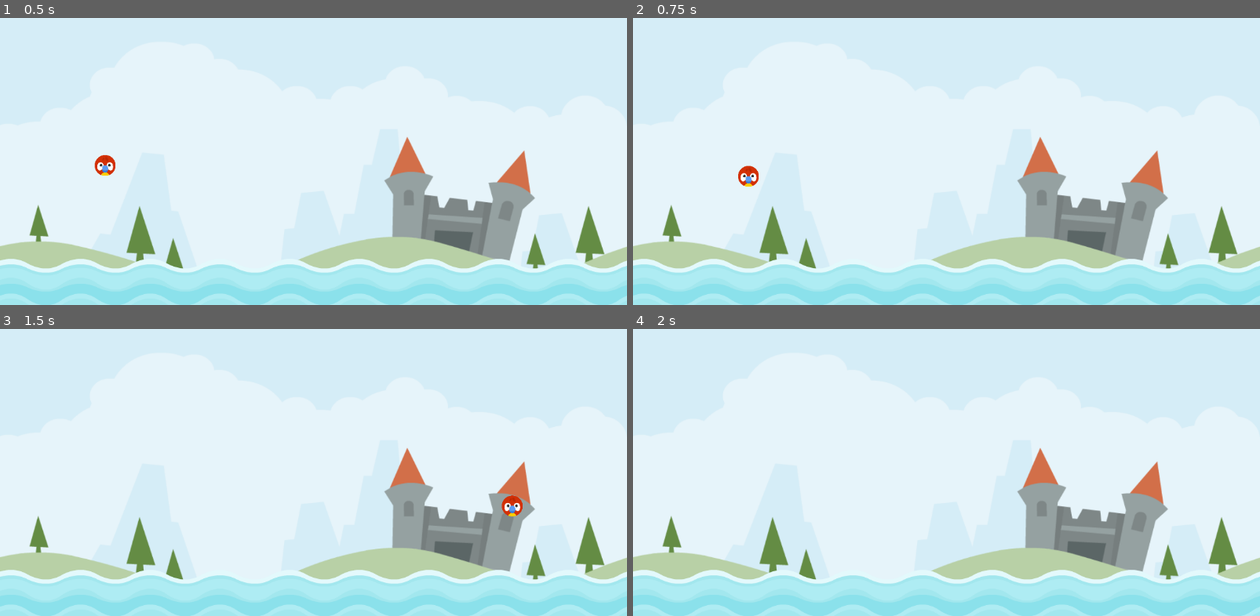
Above: before the commit, frames 1-4 (two rows, left to right).
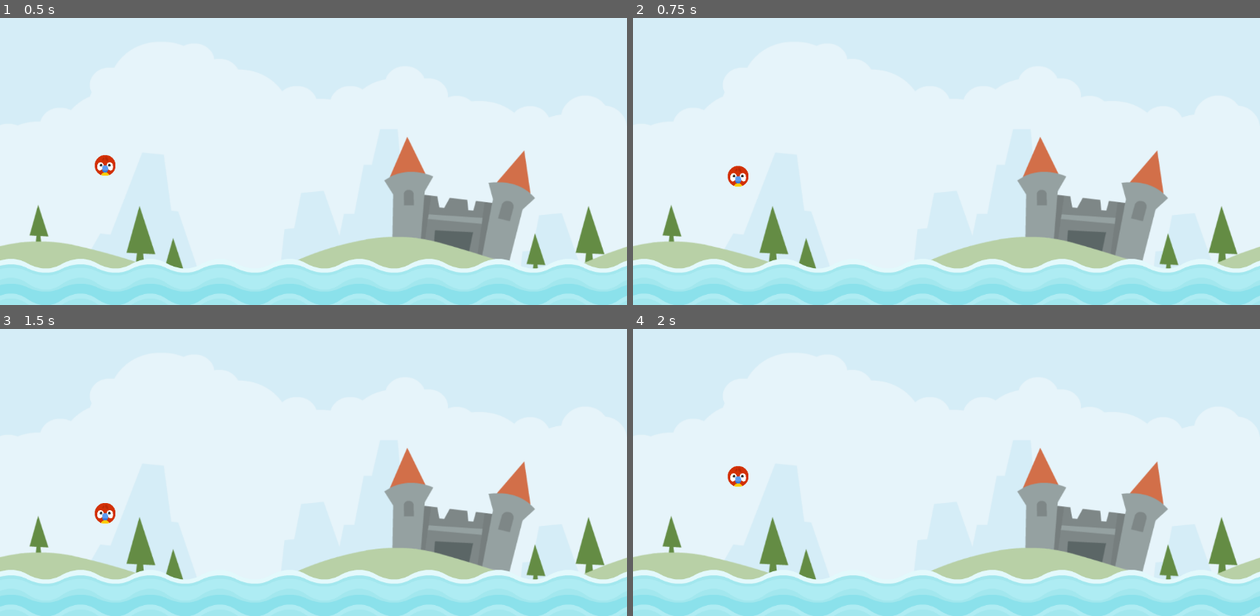
Above: after the commit, the same moments.

Repository: Danielle-Luz/Angry-animals-game
Game: Godot game, scene res://scenes/level/level.tscn
Same seed, same stepped clock (60 frames per second), same inputs: the game is played once before the commit and once after it.
Inputs (mouse positions are in pixels of both pictures, inside the frame that each line leads up to):
- Up to frame 1 (0.5 s): no input
- Up to frame 2 (0.75 s): tap Enter at 0.5 s; move the mouse to (739, 164) at 0.52 s; press the mouse at (739, 164) at 0.53 s
- Up to frame 3 (1.5 s): tap Space at 1.25 s; move the mouse to (501, 492) at 1.27 s; release the mouse at (501, 492) at 1.28 s; click (501, 492) at 1.35 s
- Up to frame 4 (2 s): no input

Frame 1 is identical in both runs. In frame 2, 0.3% of the frame differs, in the area x 15-21%, y 51-59%; in frame 3, 0.4%, in the area x 15-84%, y 57-68%; in frame 4, 0.2%.

Commit message:
feat: limited animal movements

Diff:
--- a/scenes/animal/animal.gd
+++ b/scenes/animal/animal.gd
@@ -4,20 +4,57 @@
 
 var _is_mouse_over: bool = false
 var _was_mouse_holded: bool = false
+var _mouse_start_position: Vector2
+var _animal_start_marker: Vector2
+
+const _MAX_POSITION: Vector2 = Vector2(0, 60)
+const _MIN_POSITION: Vector2 = Vector2(-60, 0)
 
 func _physics_process(delta: float) -> void:
-	if Input.is_action_pressed("drag") && (self._is_mouse_over || self._was_mouse_holded):
+	var is_animal_moving: bool = self.linear_velocity != Vector2.ZERO
+	self.set_mouse_start_position()
+
+	if (
+		Input.is_action_pressed("drag") &&
+		(self._is_mouse_over || self._was_mouse_holded) &&
+		is_animal_moving == false
+	):
 		set_animal_position_by_mouse()
 	if Input.is_action_just_released("drag") && self._was_mouse_holded:
 		self.freeze = false
 
 func set_animal_position_by_mouse() -> void:
+	var new_animal_position: Vector2 = get_global_mouse_position()
+
 	self.freeze = true
-	self.position = get_global_mouse_position()
+
+	self.position.x = clampf(
+		new_animal_position.x,
+		self._animal_start_marker.x - 60,
+		self._animal_start_marker.x
+	)
+
+	self.position.y = clampf(
+		new_animal_position.y,
+		self._animal_start_marker.y,
+		self._animal_start_marker.y + 60
+	)
+
 	self._was_mouse_holded = true
+
+	print(self.position)
 
 func die() -> void:
 	self.queue_free()
+
+func set_mouse_start_position() -> void:
+	# sets the mouse start position, if it's the first time moving the bird, then it will be its position
+	# otherwise, if the bird was already moved, it will be its previous position
+	self._mouse_start_position = self.global_position if self._was_mouse_holded else get_global_mouse_position()
+
+func get_animal_moved_distance() -> Vector2:
+	var animal_start_position: Vector2 = self.global_position
+	return self.global_position - self._mouse_start_position
 
 func on_mouse_entered() -> void:
 	self._is_mouse_over = true
--- /dev/null
+++ b/scenes/animal_boundary/animal_boundary.tscn
@@ -0,0 +1,11 @@
+[gd_scene load_steps=2 format=3 uid="uid://b8g1dx7iywdbq"]
+
+[sub_resource type="RectangleShape2D" id="RectangleShape2D_8616x"]
+size = Vector2(15, 160)
+
+[node name="AnimalBoundary" type="Area2D"]
+
+[node name="CollisionShape2D" type="CollisionShape2D" parent="."]
+light_mask = 2
+position = Vector2(-1, 69)
+shape = SubResource("RectangleShape2D_8616x")
--- a/scenes/level/level.gd
+++ b/scenes/level/level.gd
@@ -11,4 +11,5 @@
 func create_animal_on_start_position() -> void:
 	var animal: Animal = _ANIMAL_SCENE.instantiate()
 	animal.position = _animal_start_marker.position
+	animal._animal_start_marker = self._animal_start_marker.position
 	add_child(animal)
